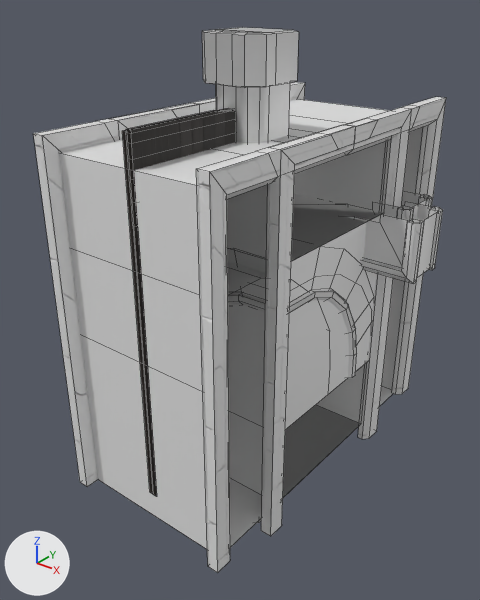
Two versions of the Blender file SD_const_5.blend, one commit apart.
One viewpoint serves both versions: a 50 mm lens placed at (2.17, -2.93, 1.74), pointed at (-0.1, -0.09, -0.02). The lights are fixed; the arrows at lower left show +X, +Y and +Z. Mesh edges are drawn as thin lines.

Script lines for the objects in view, before the commit:
```python
ob_sd_ceilingcorner_1 = bpy.data.objects.new('SD_CeilingCorner_1', me_sd_ceilingcorner_1)
ob_sd_ceilingcorner_1.location = (0.0, 0.0, 0.0)
ob_sd_ceilingcorner_1.rotation_euler = (1.571, 0.0, 0.0)  # degrees (90, 0, 0)
ob_sd_ceilingcorner_1.scale = (0.01, 0.01, 0.01)
ob_sd_ceilingcornerin = bpy.data.objects.new('SD_CeilingCornerIn', me_sd_celinigroundout_003)
ob_sd_ceilingcornerin.location = (0.0, 0.0, 0.0)
ob_sd_ceilingcornerout = bpy.data.objects.new('SD_CeilingCornerOut', me_sd_ceilingroundin_001)
ob_sd_ceilingcornerout.location = (0.0, 0.0, 0.0)
ob_sd_ceilingcorneroutl = bpy.data.objects.new('SD_CeilingCornerOutL', me_sd_ceilingroundin_008)
ob_sd_ceilingcorneroutl.location = (0.0, 0.0, 0.0)
ob_sd_ceilingcorneroutl.rotation_euler = (-3.142, 0.0, 1.571)  # degrees (-180, 0, 90)
ob_sd_ceilingcorneroutl.scale = (-1.0, -1.0, -1.0)
ob_sd_door_1 = bpy.data.objects.new('SD_Door_1', me_cube_007)
ob_sd_door_1.location = (0.0, 0.0, 0.0)
ob_sd_door_2 = bpy.data.objects.new('SD_Door_2', me_cube_009)
ob_sd_door_2.location = (0.0, 0.0, 0.0)
ob_sd_doorwaydouble_1 = bpy.data.objects.new('SD_DoorwayDouble_1', me_cube_041)
ob_sd_doorwaydouble_1.location = (0.0, 0.0, 0.0)
ob_sd_doorwaysingle_1 = bpy.data.objects.new('SD_DoorwaySingle_1', me_cube_040)
ob_sd_doorwaysingle_1.location = (0.0, 0.0, 0.0)
ob_sd_wall_cube = bpy.data.objects.new('SD_Wall_CUBE', me_wall_1_007)
ob_sd_wall_cube.location = (0.0, 0.0, 0.0)
# also in view: 'SD_Column_1' at (0.0, -0.17, 0.0)
```
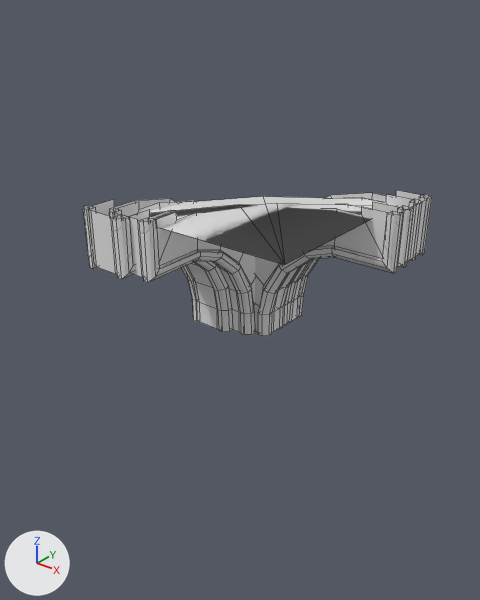
Boxes (x1, y1, x2, y2) around the edits, measured in the pictures (480 x 600 px; the box of a moved part takes in the faces that stretch with it):
'SD_DoorwayDouble_1', hidden: before (34, 82, 446, 573)
'SD_DoorwaySingle_1', hidden: before (117, 101, 412, 536)
'SD_CeilingCornerOut', reshaped: before (227, 202, 443, 283); after (109, 194, 422, 336)
'SD_Wall_CUBE', hidden: before (227, 194, 382, 430)
'SD_Column_1', hidden: before (202, 27, 299, 523)
'SD_Door_2', hidden: before (126, 110, 236, 497)
'SD_CeilingCornerIn', hidden: before (227, 238, 357, 378)
'SD_Door_1', hidden: before (122, 108, 232, 494)
'SD_CeilingCorner_1', hidden: before (71, 248, 268, 295)
part 1 of me_sd_ceilingroundin_001, moved or reshaped (not visible before): after (151, 212, 255, 312)
part 2 of me_sd_ceilingroundin_001, moved or reshaped (not visible before): after (115, 201, 195, 216)
part 3 of me_sd_ceilingroundin_001, moved or reshaped (not visible before): after (115, 212, 241, 333)
part 4 of me_sd_ceilingroundin_001, moved or reshaped (not visible before): after (140, 218, 255, 335)
part 5 of me_sd_ceilingroundin_001, moved or reshaped (not visible before): after (109, 208, 122, 217)
part 6 of me_sd_ceilingroundin_001, moved or reshaped: before (405, 202, 436, 221); after (348, 194, 415, 207)
part 7 of me_sd_ceilingroundin_001, moved or reshaped: before (348, 215, 414, 269); after (255, 207, 393, 332)
part 8 of me_sd_ceilingroundin_001, moved or reshaped: before (417, 212, 438, 277); after (272, 205, 416, 332)
part 9 of me_sd_ceilingroundin_001, moved or reshaped: before (429, 206, 443, 270); after (289, 199, 422, 322)
part 10 of me_sd_ceilingroundin_001, moved or reshaped: before (361, 219, 424, 283); after (258, 211, 403, 336)
part 11 of me_sd_ceilingroundin_001, moved or reshaped: before (227, 247, 266, 259); after (128, 196, 285, 265)
part 12 of me_sd_ceilingroundin_001, moved or reshaped: before (291, 204, 381, 260); after (263, 196, 392, 264)
'SD_CeilingCornerOutR', unchanged, uncovered by the edit: before (227, 208, 381, 261); after (83, 198, 366, 332)
'SD_CeilingCornerOutL', unchanged, uncovered by the edit: before (293, 191, 432, 221); after (162, 190, 432, 329)

What changed in the scene script:
```text
Change me_sd_ceilingroundin_001:
    used by ob_sd_ceilingcornerout; location = (0.0, 0.0, 0.0)
    remove me_sd_ceilingroundin_001.from_pydata(...)  # 341 vertices, 250 faces; spans x -0.539..0.819, y -0.669..0.619, z -0.5..0.562
    add me_sd_ceilingroundin_001.from_pydata(...)  # 341 vertices, 250 faces; spans x -0.69..0.668, y -0.61..0.678, z -0.5..0.562
    me_sd_ceilingroundin_001 part 1: the loose piece of 24 vertices spanning x -0.187..-0.177, y -0.632..0.512, z -0.5..0.561 is moved by (-0.151, 0.059, 0.0)
    me_sd_ceilingroundin_001 part 2: the loose piece of 24 vertices spanning x -0.477..-0.468, y -0.634..0.512, z -0.5..0.561 is moved by (-0.151, 0.059, 0.0)
    me_sd_ceilingroundin_001 part 3: the loose piece of 32 vertices spanning x -0.444..-0.211, y -0.66..0.221, z -0.5..0.561 is moved by (-0.151, 0.059, 0.0)
    me_sd_ceilingroundin_001 part 4: the loose piece of 40 vertices spanning x -0.225..-0.156, y -0.669..0.277, z -0.5..0.562 is moved by (-0.151, 0.059, 0.0)
    me_sd_ceilingroundin_001 part 5: the loose piece of 40 vertices spanning x -0.503..-0.436, y -0.668..0.277, z -0.5..0.562 is moved by (-0.151, 0.059, 0.0)
    me_sd_ceilingroundin_001 part 6: the loose piece of 24 vertices spanning x -0.362..0.782, y 0.588..0.598, z -0.5..0.561 is moved by (-0.151, 0.059, 0.0)
    me_sd_ceilingroundin_001 part 7: the loose piece of 24 vertices spanning x -0.362..0.784, y 0.298..0.307, z -0.5..0.561 is moved by (-0.151, 0.059, 0.0)
    me_sd_ceilingroundin_001 part 8: the loose piece of 32 vertices spanning x -0.071..0.81, y 0.331..0.564, z -0.5..0.561 is moved by (-0.151, 0.059, 0.0)
    me_sd_ceilingroundin_001 part 9: the loose piece of 40 vertices spanning x -0.126..0.819, y 0.55..0.619, z -0.5..0.562 is moved by (-0.151, 0.059, 0.0)
    me_sd_ceilingroundin_001 part 10: the loose piece of 40 vertices spanning x -0.126..0.819, y 0.271..0.339, z -0.5..0.562 is moved by (-0.151, 0.059, 0.0)
    me_sd_ceilingroundin_001 part 11: the 1 vertex in x -0.509, y -0.5, z 0.5 is moved by (-0.151, 0.0, 0.0)
    me_sd_ceilingroundin_001 part 12: the 1 vertex in x 0.5, y 0.615, z 0.5 is moved by (0.0, 0.059, 0.0)
Change ob_sd_ceilingcorner_1:
    add ob_sd_ceilingcorner_1.hide_set(True)
Change ob_sd_ceilingcornerin:
    add ob_sd_ceilingcornerin.hide_set(True)
Change ob_sd_doorwaysingle_1:
    add ob_sd_doorwaysingle_1.hide_set(True)
Change ob_sd_doorwaydouble_1:
    add ob_sd_doorwaydouble_1.hide_set(True)
Change ob_sd_door_1:
    add ob_sd_door_1.hide_set(True)
Change ob_sd_wall_cube:
    add ob_sd_wall_cube.hide_set(True)
Change ob_sd_door_2:
    add ob_sd_door_2.hide_set(True)
Change ob_sd_column_1:
    add ob_sd_column_1.hide_set(True)
```
